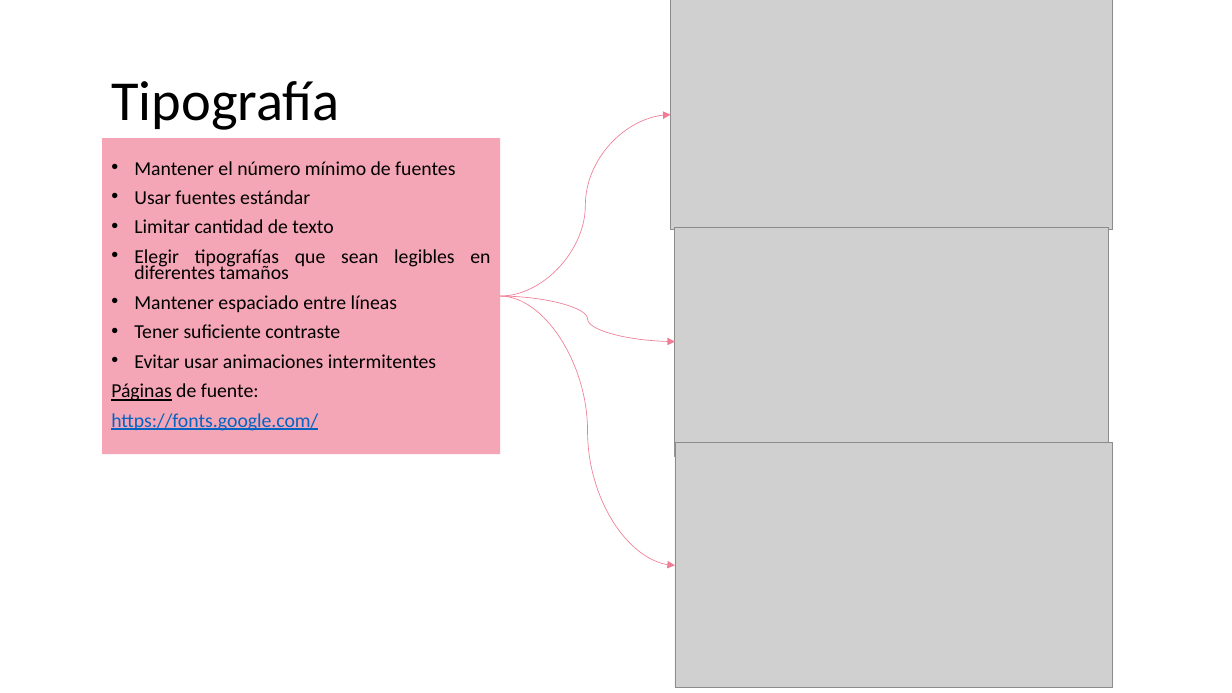
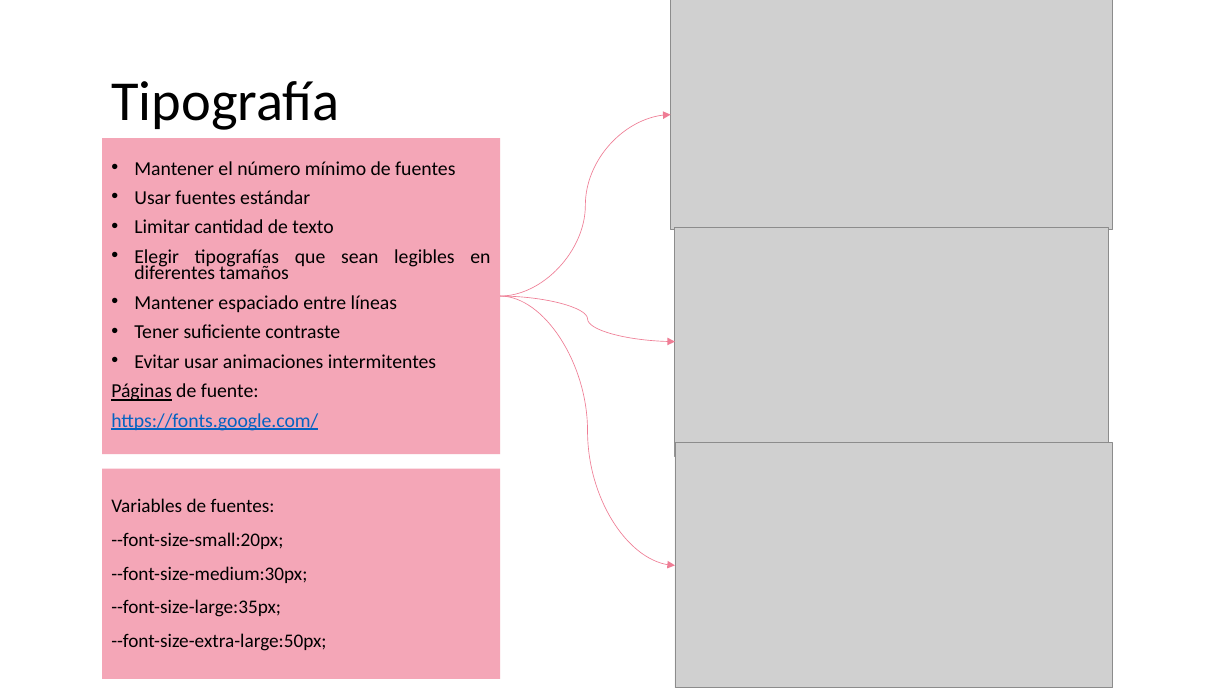
Before and after one commit to 4RomanR/R-Platzi-, a slide deck: slide 11 of Flujo de Trabajo/Flujo de Trabajo - Web.pptx. Drawn at 1232x693 pixels with LibreOffice and Linux fonts; fonts in the diff are those of the drawing; grey boxes stand for pictures. Boxes give left, top, right and bottom in pixels: in the first picture for what was removed or moved away, otherwise in the second. Text is boxed around its words. In the diff, an @@ line names an element or a change of style, - is before the commit and + after.

```diff
--- a/Flujo de Trabajo/Flujo de Trabajo - Web.pptx
+++ b/Flujo de Trabajo/Flujo de Trabajo - Web.pptx
@@ rectangle added at [102, 469, 500, 679], fill #F4A6B7, 15 pt, text #000000 @@
+Variables de fuentes:
+--font-size-small:20px;
+--font-size-medium:30px;
+--font-size-large:35px;
+--font-size-extra-large:50px;
```
Also in this commit, not shown: 1 slide added.
